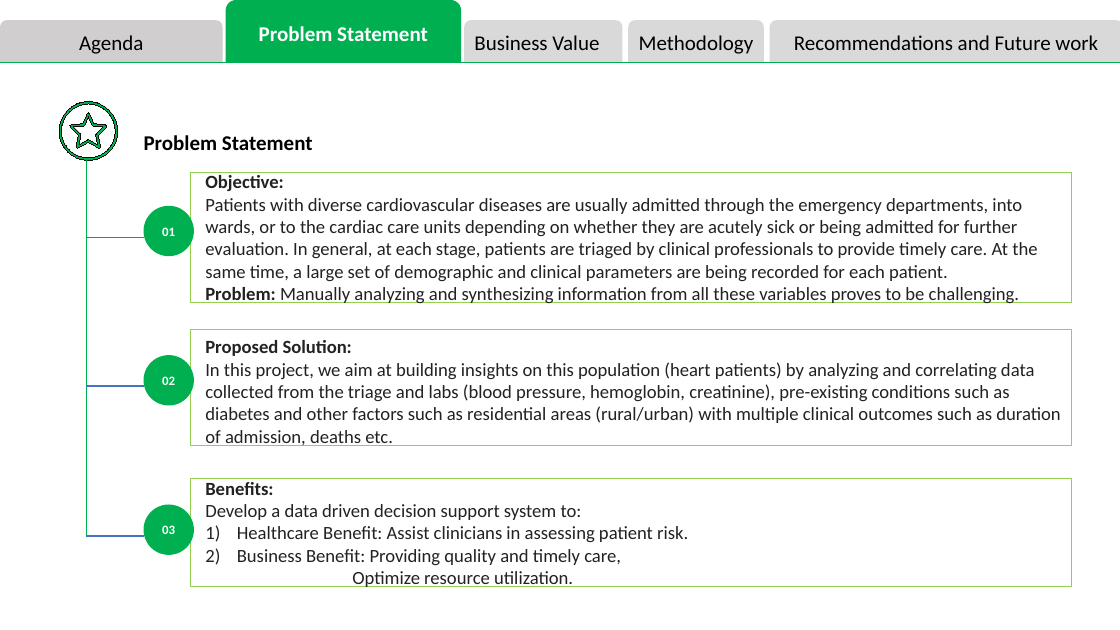
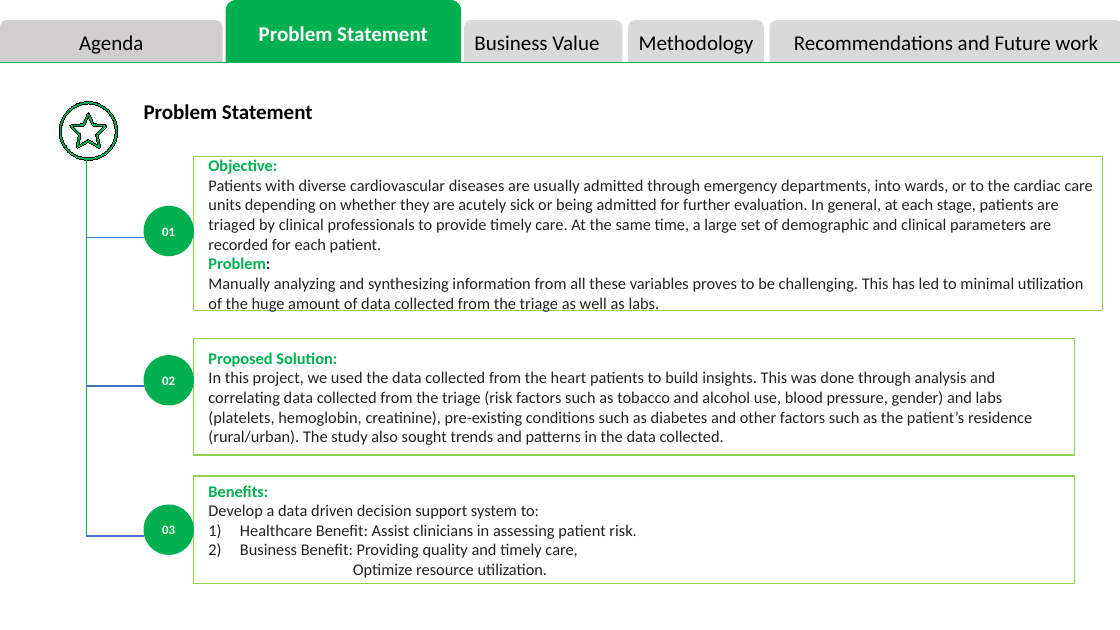
Before and after one commit to gabinuss/Cardio-Insights, a slide deck: slide 3 of Project-2/PRESENTATION.pptx. Drawn at 1120x630 pixels with LibreOffice and Linux fonts; fonts in the diff are those of the drawing. Boxes give left, top, right and bottom in pixels: in the first picture for what was removed or moved away, otherwise in the second. Text is boxed around its words. In the diff, an @@ line names an element or a change of style, - is before the commit and + after.

```diff
--- a/Project-2/PRESENTATION.pptx
+++ b/Project-2/PRESENTATION.pptx
@@ text "Problem Statement": place and size @@
-text "Problem Statement" at bbox=[144, 135, 313, 150]
+text "Problem Statement" at bbox=[144, 104, 313, 119]
@@ rectangle "Objective:": place and size @@
-rectangle "Objective:" at bbox=[191, 172, 1072, 302]
+rectangle "Objective:" at bbox=[193, 157, 1102, 311]
@@ text in rectangle at bbox=[208, 179, 1093, 312]: text changed; size 16 to 14 pt @@
-Patients with diverse cardiovascular diseases are usually admitted through the emergency departments, into wards, or to the cardiac care units depending on whether they are acutely sick or being admitted for further evaluation. In general, at each stage, patients are triaged by clinical professionals to provide timely care. At the same time, a large set of demographic and clinical parameters are being recorded for each patient.
-Problem: Manually analyzing and synthesizing information from all these variables proves to be challenging.
+Patients with diverse cardiovascular diseases are usually admitted through emergency departments, into wards, or to the cardiac care units depending on whether they are acutely sick or being admitted for further evaluation. In general, at each stage, patients are triaged by clinical professionals to provide timely care. At the same time, a large set of demographic and clinical parameters are recorded for each patient.
+Problem:
+Manually analyzing and synthesizing information from all these variables proves to be challenging. This has led to minimal utilization of the huge amount of data collected from the triage as well as labs.
@@ text in rectangle at bbox=[208, 159, 277, 174]: size 16 to 14 pt, text colour #222222 to #00B050 in "Objective:" @@
@@ rectangle "Proposed Solution:": place and size @@
-rectangle "Proposed Solution:" at bbox=[191, 329, 1072, 445]
+rectangle "Proposed Solution:" at bbox=[193, 339, 1075, 455]
@@ text in rectangle at bbox=[208, 352, 337, 367]: size 16 to 14 pt, text colour #222222 to #00B050 in "Proposed Solution:" @@
@@ text in rectangle at bbox=[208, 371, 1032, 445]: text changed; size 16 to 14 pt @@
-In this project, we aim at building insights on this population (heart patients) by analyzing and correlating data collected from the triage and labs (blood pressure, hemoglobin, creatinine), pre-existing conditions such as diabetes and other factors such as residential areas (rural/urban) with multiple clinical outcomes such as duration of admission, deaths etc.
+In this project, we used the data collected from the heart patients to build insights. This was done through analysis and correlating data collected from the triage (risk factors such as tobacco and alcohol use, blood pressure, gender) and labs (platelets, hemoglobin, creatinine), pre-existing conditions such as diabetes and other factors such as the patient’s residence (rural/urban). The study also sought trends and patterns in the data collected.
@@ rectangle "Benefits:" at bbox=[193, 476, 1075, 584]: size 16 to 14 pt; text colour #222222 to #00B050 in "Benefits:" @@
```
Also in this commit, not shown: 8 other slides changed, 4 slides added, 1 other file.
